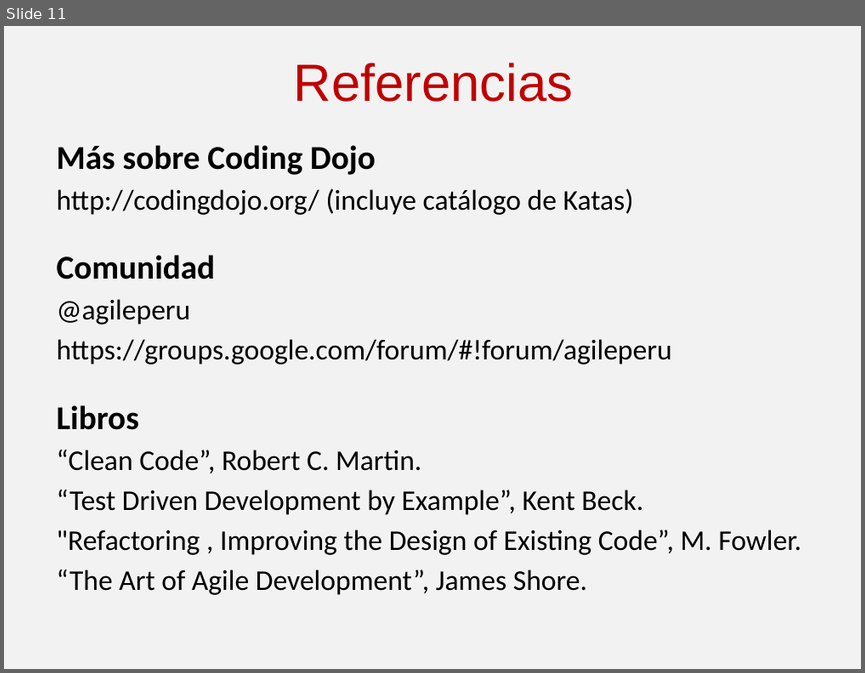
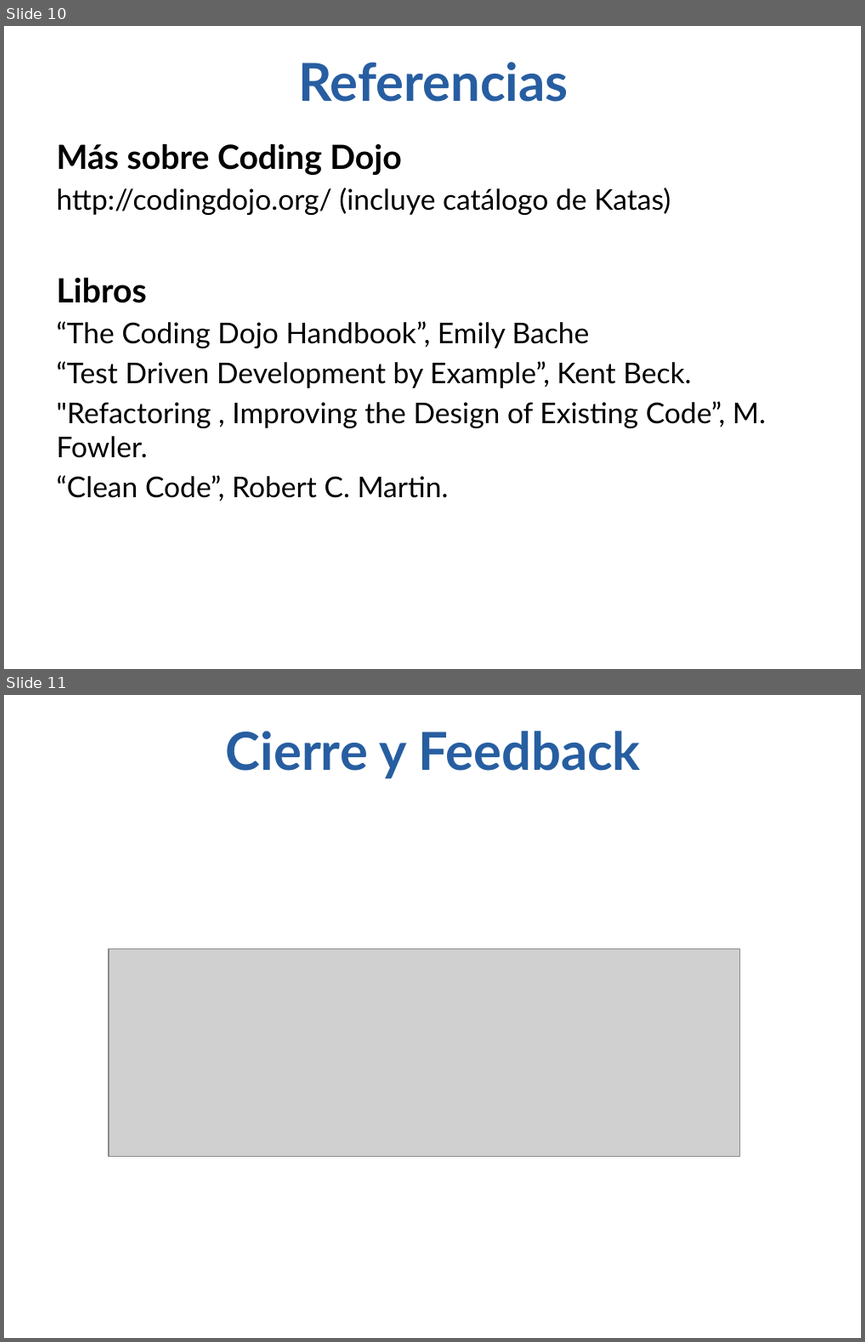
Before and after one commit to angelnunezsalazar/Coding-Dojo, a slide deck: Randori/Coding Dojo.pptx. Shown one above the other, each under a label of ours: slide 11 before the commit, slides 10 and 11 after it. The pictures are 865x673 and 865x1342 pixels, drawn with LibreOffice and Linux fonts; fonts in the diff are those of the drawing; grey boxes stand for pictures. Boxes give left, top, right and bottom in pixels: in the first picture for what was removed or moved away, otherwise in the second. Text is boxed around its words. In the diff, an @@ line names an element or a change of style, - is before the commit and + after.

```diff
--- a/Randori/Coding Dojo.pptx
+++ b/Randori/Coding Dojo.pptx
@@ slide 11 added at [4, 695, 861, 1338], background #FFFFFF @@
@@ title added at [226, 731, 641, 779], 44 pt, text #275EA1, bold @@
+Cierre y Feedback
@@ picture added at [109, 948, 739, 1156] @@
@@ what was slide 11 is now slide 10 @@
@@ slide 10 changed as well @@
@@ background #F2F2F2 to #FFFFFF @@
@@ title "Referencias" at [298, 62, 568, 102]: font Arial to Lato, text colour #C00000 to #275EA1, bold on @@
@@ text at [57, 144, 766, 458]: font Calibri to Lato in "Más sobre Coding Dojo", "http://codingdojo.org/ (incluye catálogo de Katas)", "Libros", "“Test Driven Development by Example”, Kent Beck." and 1 more places @@
@@ text at [57, 255, 672, 364]: paragraphs removed @@
-Comunidad
-@agileperu
-https://groups.google.com/forum/#!forum/agileperu
@@ text at [57, 321, 590, 348]: text changed; font Calibri to Lato @@
-“Clean Code”, Robert C. Martin.
+“The Coding Dojo Handbook”, Emily Bache
@@ text at [57, 475, 449, 501]: text changed; font Calibri to Lato @@
-“The Art of Agile Development”, James Shore.
+“Clean Code”, Robert C. Martin.
```
Also in this commit, not shown: 9 other slides changed, 2 slides removed, 1 other file.
